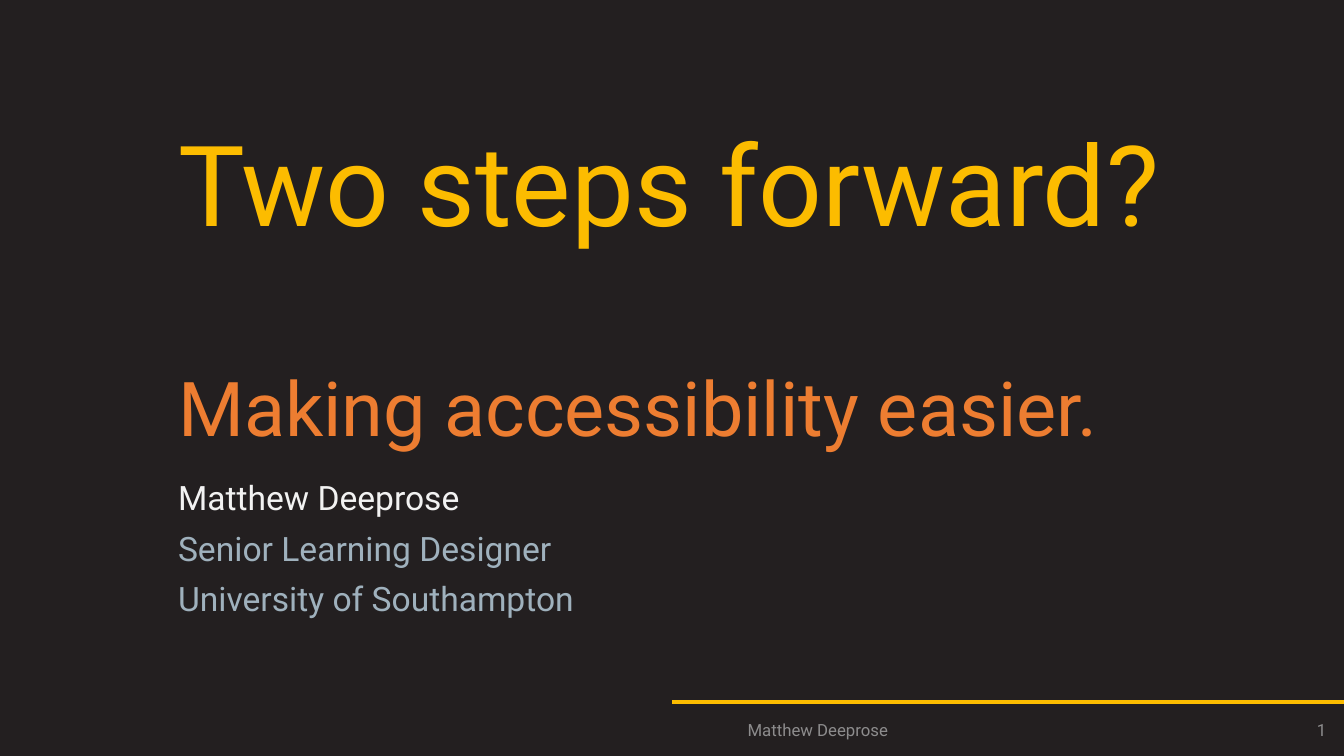
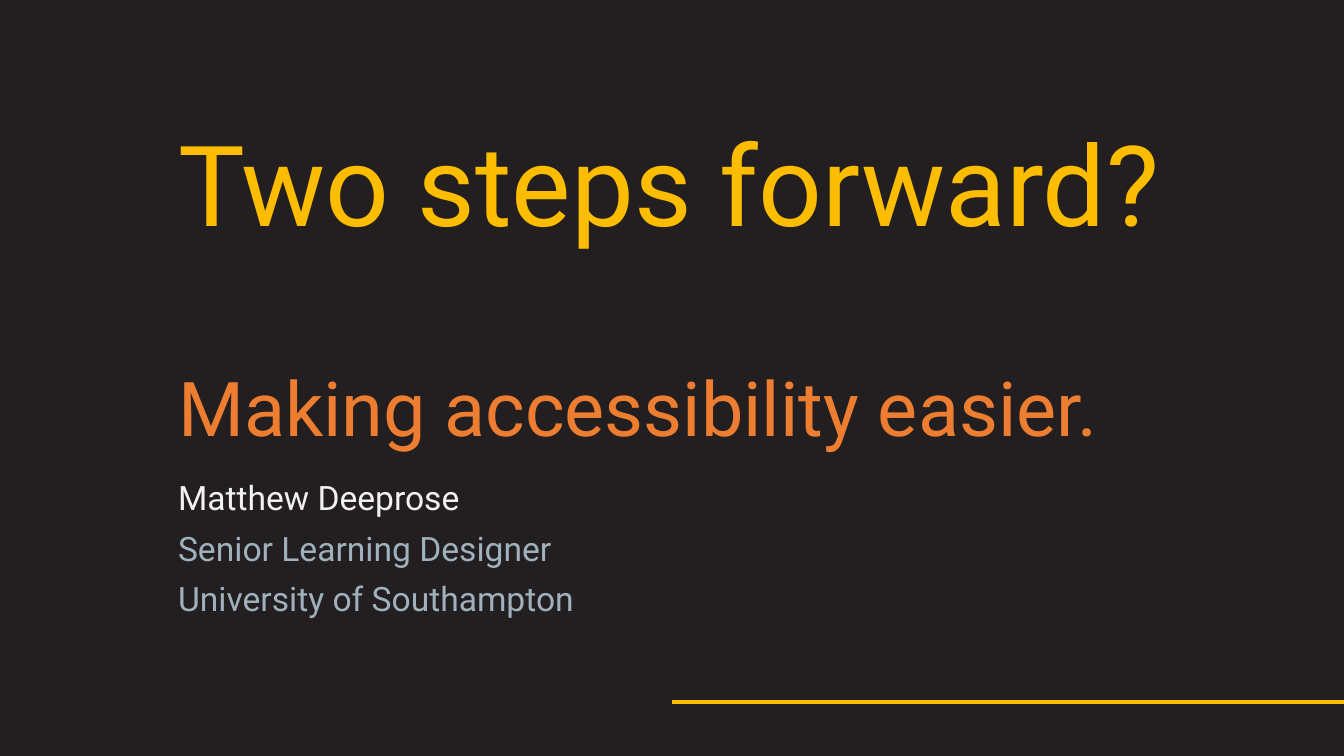
Before and after one commit to matthewdeeprose/matthewdeeprose.github.io, a slide deck: slide 1 of M_Deeprose-Two_Steps_Accessibilty--UCISA-UX.pptx. Drawn at 1344x756 pixels with LibreOffice and Linux fonts; fonts in the diff are those of the drawing. Boxes give left, top, right and bottom in pixels: in the first picture for what was removed or moved away, otherwise in the second. Text is boxed around its words. In the diff, an @@ line names an element or a change of style, - is before the commit and + after.

```diff
--- a/M_Deeprose-Two_Steps_Accessibilty--UCISA-UX.pptx
+++ b/M_Deeprose-Two_Steps_Accessibilty--UCISA-UX.pptx
@@ text removed at [748, 723, 888, 740] @@
-Matthew Deeprose
@@ page number removed at [1317, 724, 1326, 736] @@
-1
```
Also in this commit, not shown: 2 other slides changed, 1 other file.
